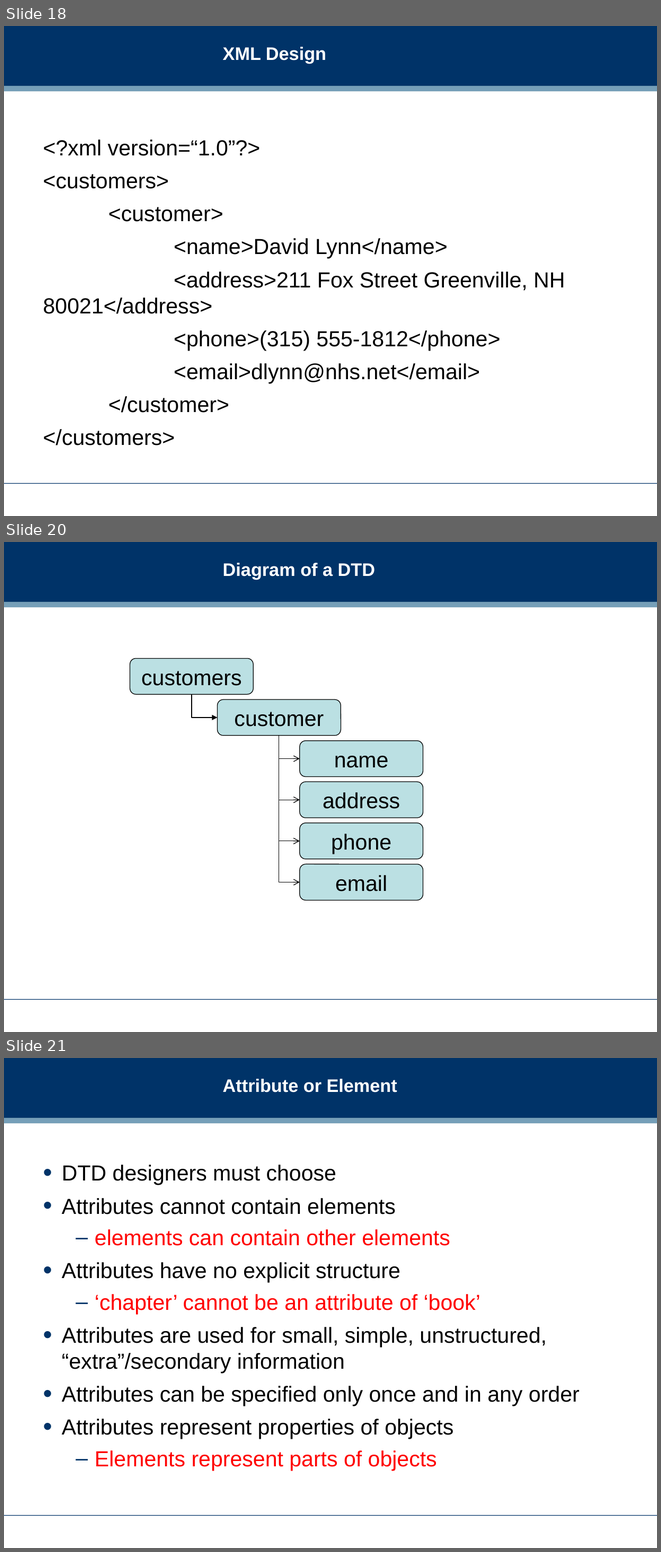
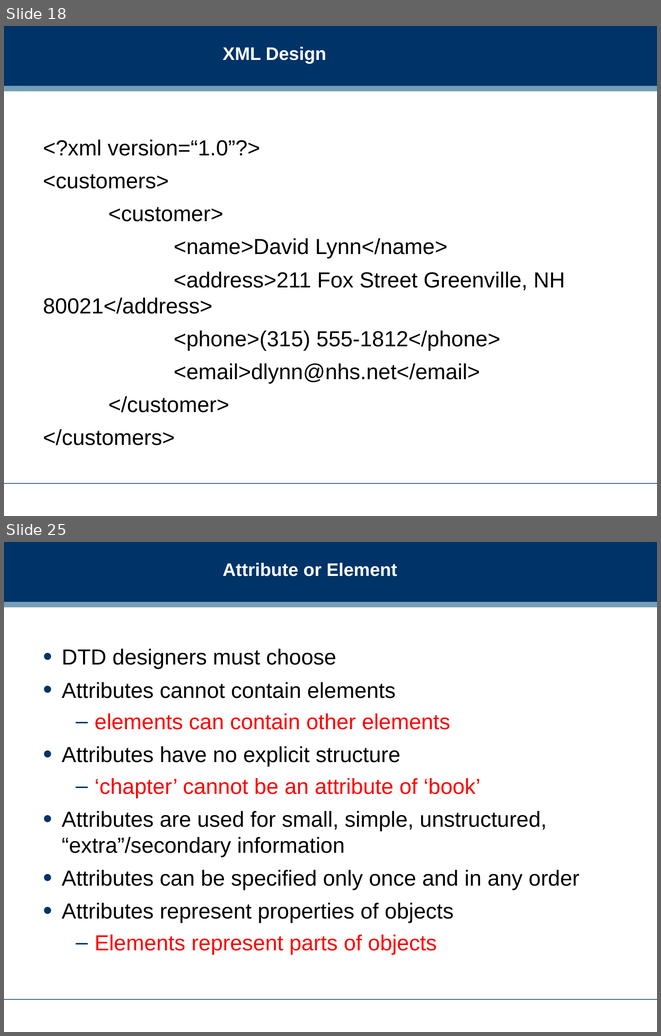
Before and after one commit to dreamind/ix, a slide deck: lectures/representing-data/xml.ppt. Shown one above the other, each under a label of ours: slides 18, 20 and 21 before the commit, slides 18 and 25 after it; the slides between them are not shown. The pictures are 661x1552 and 661x1036 pixels, drawn with LibreOffice and Linux fonts; fonts in the diff are those of the drawing; background and template pictures are left out. Boxes give left, top, right and bottom in pixels: in the first picture for what was removed or moved away, otherwise in the second. Text is boxed around its words. In the diff, an @@ line names an element or a change of style, - is before the commit and + after.

```diff
--- a/lectures/representing-data/xml.ppt
+++ b/lectures/representing-data/xml.ppt
@@ slide 20 removed at box(4, 542, 657, 1032), background #FFFFFF; not listed: 3 template elements that a slide beside it also shows @@
@@ title removed at box(223, 563, 375, 580) @@
-Diagram of a DTD
@@ rounded rectangle removed at box(130, 658, 254, 694) @@
-customers
@@ elbow arrow removed from (192, 694) to (218, 717) @@
@@ rounded rectangle removed at box(218, 699, 341, 735) @@
-customer
@@ elbow arrow removed from (279, 735) to (300, 759) @@
@@ elbow arrow removed from (279, 735) to (300, 800) @@
@@ elbow arrow removed from (279, 735) to (300, 841) @@
@@ elbow arrow removed from (279, 735) to (300, 882) @@
@@ rounded rectangle removed at box(300, 741, 423, 776) @@
-name
@@ rounded rectangle removed at box(300, 782, 423, 818) @@
-address
@@ rounded rectangle removed at box(300, 823, 423, 859) @@
-phone
@@ rounded rectangle removed at box(300, 864, 423, 900) @@
-email
@@ what was slide 21 is now slide 25 @@
```
Also in this commit, not shown: 1 slide changed.
